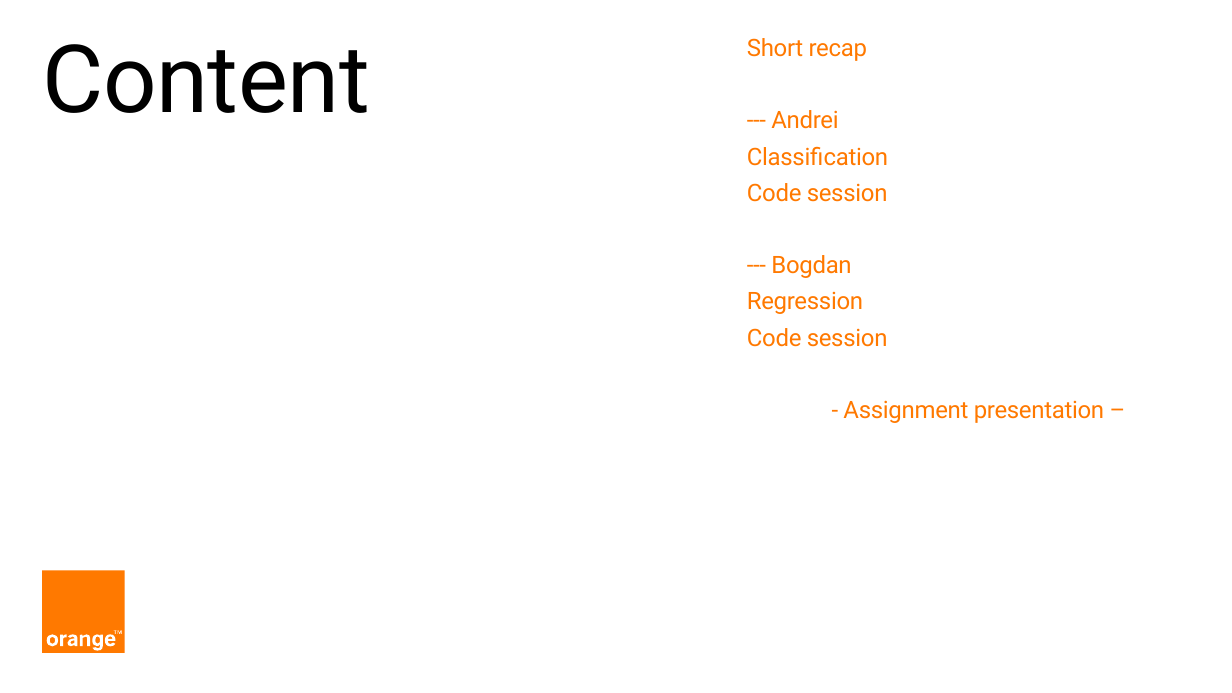
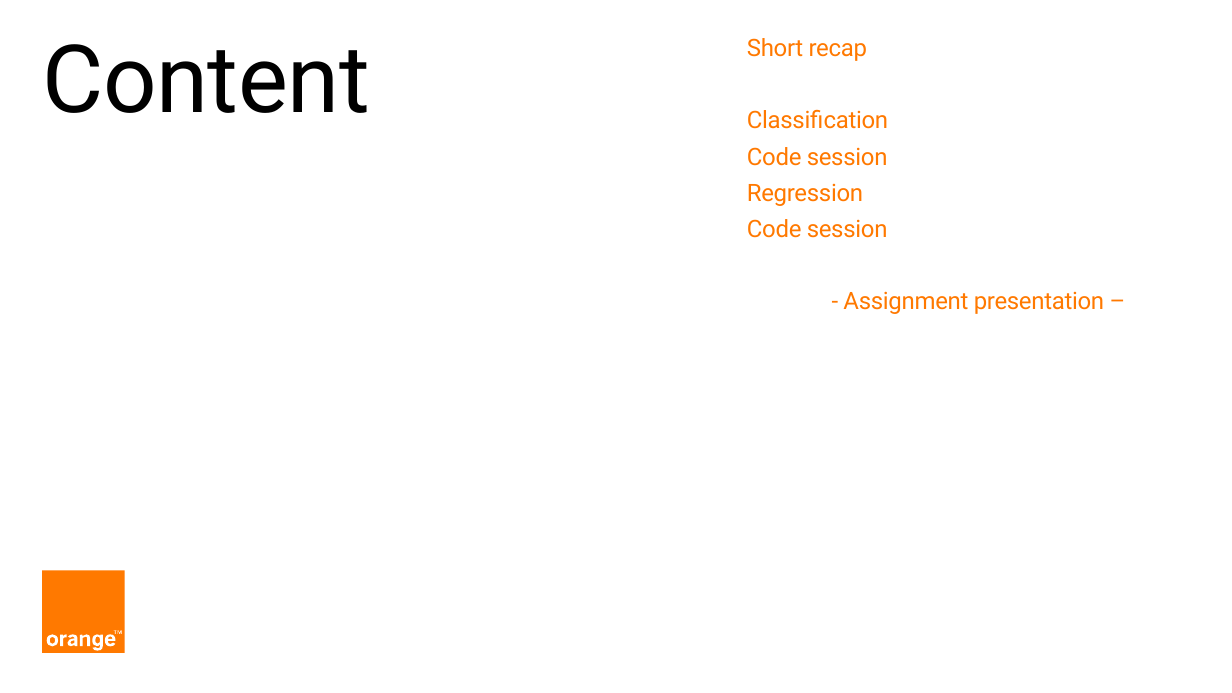
Before and after one commit to popescuaaa/upb-ai-bootcamp-2024, a slide deck: slide 2 of slides/Classification + Regression.pptx. Drawn at 1232x693 pixels with LibreOffice and Linux fonts; fonts in the diff are those of the drawing. Boxes give left, top, right and bottom in pixels: in the first picture for what was removed or moved away, otherwise in the second. Text is boxed around its words. In the diff, an @@ line names an element or a change of style, - is before the commit and + after.

```diff
--- a/slides/Classification + Regression.pptx
+++ b/slides/Classification + Regression.pptx
@@ text at (x1=771, y1=110, x2=838, y2=129): paragraph removed @@
-➢ --- Andrei
@@ text at (x1=771, y1=255, x2=851, y2=278): paragraph removed @@
-➢ --- Bogdan
```
Also in this commit, not shown: 1 other slide changed, 4 other files.
